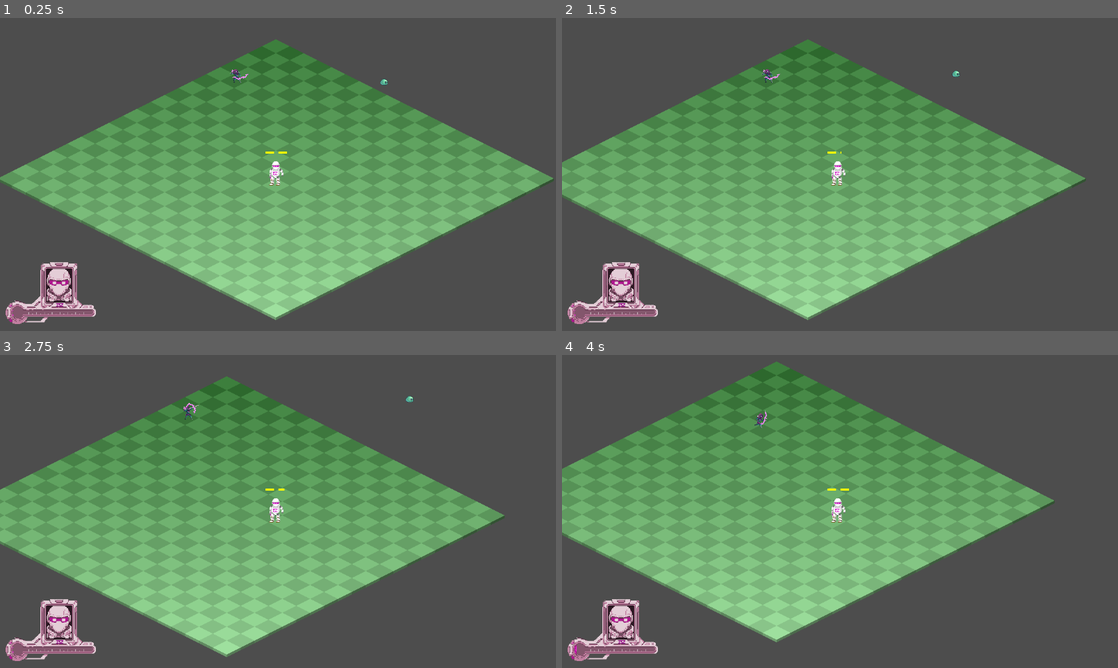
Above: before the commit, frames 1-4 (two rows, left to right).
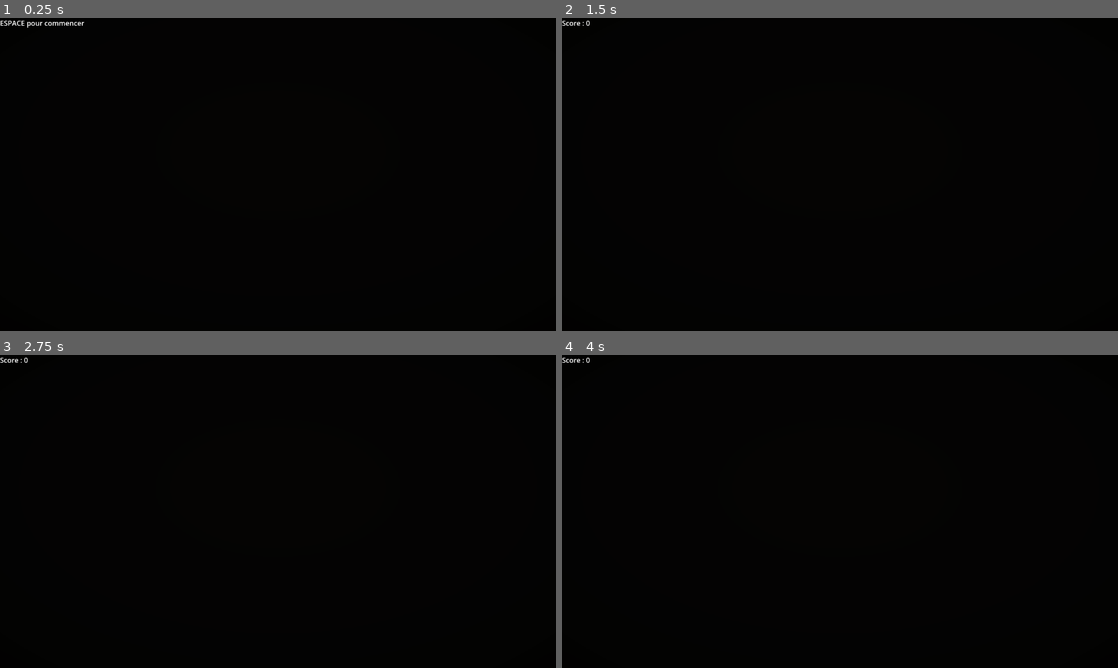
Above: after the commit, the same moments.

Repository: NoeRoberties/Odomat
Game: Godot game, scene res://Scenes/Mini-games/RythmeGame.tscn
Two runs of this game, one before a commit and one after it. Both use one fixed random seed, a clock stepped at 60 frames per second and the inputs below. Before the commit the project starts from res://Scenes/Maps/World.tscn. Sound files missing from this copy of the repository are replaced by a short silence.
Inputs (mouse positions are in pixels of both pictures, inside the frame that each line leads up to):
- Up to frame 1 (0.25 s): no input
- Up to frame 2 (1.5 s): tap Enter (ui_accept) at 0.5 s; move the mouse to (962, 158) at 0.52 s; hold Right (ui_right) 0.53-1.28 s; hold Enter (ui_accept) 0.53-1.28 s; move the mouse to (728, 190) at 1.27 s; hold Down (ui_down) from 1.28 s (still down); tap Shift (dash) at 1.35 s
- Up to frame 3 (2.75 s): tap Enter (ui_accept) at 1.52, 1.55, 1.82, 2, 2.3 s; move the mouse to (333, 442) at 2.02 s; release Down (ui_down) at 2.03 s; hold Right (ui_right) from 2.03 s (still down); hold Space (interact_npc) from 2.03 s (still down)
- Up to frame 4 (4 s): move the mouse to (812, 574) at 2.77 s; release Right (ui_right) at 2.78 s; release Space (interact_npc) at 2.78 s; hold Up (ui_up) 2.78-3.53 s; click (812, 574) at 2.85 s; tap Enter (ui_accept) at 3.02, 3.05, 3.32 s; move the mouse to (1006, 558) at 3.52 s; hold Left (ui_left) from 3.53 s (still down); hold Enter (ui_accept) from 3.53 s (still down)

The runs differ from the first frame. In frame 1, 100% of the frame differs, in the area x 0-100%, y 0-100%; in frame 2, 100%; in frame 3, 100%; in frame 4, 100%.

Commit message:
[ADD] : start of the minigame

Diff:
--- /dev/null
+++ b/godot-project/odomat/Assets/Mini-games/RythmeGame/arrow_rune_dim.svg
@@ -0,0 +1,30 @@
+<svg width="256" height="256" viewBox="0 0 256 256" xmlns="http://www.w3.org/2000/svg">
+  <defs>
+    <!-- Carved stone bevel: dark inner shadow + light top edge -->
+    <filter id="carve" x="-30%" y="-30%" width="160%" height="160%">
+      <feDropShadow dx="0" dy="3" stdDeviation="2" flood-color="#000000" flood-opacity="0.55"/>
+      <feDropShadow dx="0" dy="-2" stdDeviation="1.5" flood-color="#8a7a5c" flood-opacity="0.35"/>
+    </filter>
+    <linearGradient id="engrave" x1="0" y1="0" x2="0" y2="1">
+      <stop offset="0" stop-color="#2b2620"/>
+      <stop offset="1" stop-color="#0f0c09"/>
+    </linearGradient>
+  </defs>
+
+  <!-- Arrow shape pointing RIGHT, engraved into rock (dim) -->
+  <g filter="url(#carve)">
+    <path d="M 40 108
+             L 150 108
+             L 150 74
+             L 214 128
+             L 150 182
+             L 150 148
+             L 40 148
+             Z"
+          fill="url(#engrave)"
+          stroke="#1a1712" stroke-width="3" stroke-linejoin="round"/>
+    <!-- subtle inner groove line to read as carved -->
+    <path d="M 52 128 L 150 128"
+          fill="none" stroke="#000000" stroke-opacity="0.4" stroke-width="4" stroke-linecap="round"/>
+  </g>
+</svg>
--- /dev/null
+++ b/godot-project/odomat/Assets/Mini-games/RythmeGame/arrow_rune_lit.svg
@@ -0,0 +1,47 @@
+<svg width="256" height="256" viewBox="0 0 256 256" xmlns="http://www.w3.org/2000/svg">
+  <defs>
+    <!-- Outer glow halo -->
+    <filter id="glow" x="-60%" y="-60%" width="220%" height="220%">
+      <feGaussianBlur in="SourceGraphic" stdDeviation="8" result="blur"/>
+      <feMerge>
+        <feMergeNode in="blur"/>
+        <feMergeNode in="SourceGraphic"/>
+      </feMerge>
+    </filter>
+    <linearGradient id="rune" x1="0" y1="0" x2="0" y2="1">
+      <stop offset="0" stop-color="#9ff0ff"/>
+      <stop offset="0.5" stop-color="#3fd0ff"/>
+      <stop offset="1" stop-color="#1a9be6"/>
+    </linearGradient>
+    <radialGradient id="core" cx="0.5" cy="0.5" r="0.6">
+      <stop offset="0" stop-color="#ffffff"/>
+      <stop offset="0.55" stop-color="#7fe6ff"/>
+      <stop offset="1" stop-color="#2ab0f0"/>
+    </radialGradient>
+  </defs>
+
+  <!-- Glowing halo pass (blurred, cyan) -->
+  <g filter="url(#glow)">
+    <path d="M 40 108
+             L 150 108
+             L 150 74
+             L 214 128
+             L 150 182
+             L 150 148
+             L 40 148
+             Z"
+          fill="url(#rune)"/>
+  </g>
+
+  <!-- Bright core arrow on top -->
+  <path d="M 46 112
+           L 152 112
+           L 152 84
+           L 206 128
+           L 152 172
+           L 152 144
+           L 46 144
+           Z"
+        fill="url(#core)"
+        stroke="#eaffff" stroke-width="2" stroke-linejoin="round"/>
+</svg>
--- /dev/null
+++ b/godot-project/odomat/Assets/Mini-games/RythmeGame/cave_wall_bg.svg
@@ -0,0 +1,46 @@
+<svg width="1920" height="1080" viewBox="0 0 1920 1080" xmlns="http://www.w3.org/2000/svg">
+  <defs>
+    <!-- Rocky base gradient: darker at edges, faint warmth center -->
+    <radialGradient id="rock" cx="0.5" cy="0.45" r="0.75">
+      <stop offset="0" stop-color="#3a332b"/>
+      <stop offset="0.55" stop-color="#2a2520"/>
+      <stop offset="1" stop-color="#14110d"/>
+    </radialGradient>
+
+    <!-- Fractal noise for stone grain -->
+    <filter id="grain">
+      <feTurbulence type="fractalNoise" baseFrequency="0.012 0.02" numOctaves="4" seed="7" result="noise"/>
+      <feColorMatrix in="noise" type="matrix"
+        values="0 0 0 0 0.16
+                0 0 0 0 0.14
+                0 0 0 0 0.11
+                0 0 0 0.9 0" result="tint"/>
+      <feComposite in="tint" in2="SourceGraphic" operator="over"/>
+    </filter>
+
+    <!-- Cracks: high-contrast thin noise -->
+    <filter id="cracks">
+      <feTurbulence type="turbulence" baseFrequency="0.008 0.012" numOctaves="2" seed="42" result="t"/>
+      <feColorMatrix in="t" type="matrix"
+        values="0 0 0 0 0
+                0 0 0 0 0
+                0 0 0 0 0
+                0 0 0 6 -2.6" result="c"/>
+      <feComposite in="c" in2="SourceGraphic" operator="over"/>
+    </filter>
+  </defs>
+
+  <!-- Base -->
+  <rect width="1920" height="1080" fill="url(#rock)"/>
+  <!-- Grain layer -->
+  <rect width="1920" height="1080" filter="url(#grain)" opacity="0.85"/>
+  <!-- Crack layer -->
+  <rect width="1920" height="1080" filter="url(#cracks)" opacity="0.35"/>
+
+  <!-- Vignette to deepen edges -->
+  <radialGradient id="vig" cx="0.5" cy="0.5" r="0.7">
+    <stop offset="0.6" stop-color="#000000" stop-opacity="0"/>
+    <stop offset="1" stop-color="#000000" stop-opacity="0.65"/>
+  </radialGradient>
+  <rect width="1920" height="1080" fill="url(#vig)"/>
+</svg>
--- /dev/null
+++ b/godot-project/odomat/Scenes/Mini-games/RythmeGame.gd
@@ -0,0 +1,145 @@
+extends Node2D
+
+enum Judgement { PERFECT, GOOD, MISS }
+
+const DIRECTIONS = ["up", "down", "left", "right"]
+const ARROW_ROTATIONS = { "up": -90.0, "down": 90.0, "left": 180.0, "right": 0.0 }
+const INPUT_MAP = { "ui_up": "up", "ui_down": "down", "ui_left": "left", "ui_right": "right" }
+
+# --- Réglages rythme (calés sur alwin-brauns-bumbumchack.wav) ---
+@export var bpm: float = 123.0
+@export var lead_in: float = 2.32          # 1er temps fort du morceau (à affiner à l'oreille)
+@export var beats_per_arrow: int = 2       # une flèche tous les N temps
+@export var precharge_beats: float = 0.5   # la rune "charge" X temps avant le beat cible
+
+# --- Fenêtres de timing (en secondes autour du beat) ---
+@export var perfect_window: float = 0.10
+@export var good_window: float = 0.25
+
+# --- Textures ---
+@export var tex_dim: Texture2D
+@export var tex_lit: Texture2D
+
+@onready var arrow: Sprite2D = $Arrow
+@onready var cave_wall: Sprite2D = $CaveWall
+@onready var music: AudioStreamPlayer = $Music
+@onready var status_label: Label = $UI/StatusLabel
+@onready var score_label: Label = $UI/ScoreLabel
+
+var beat_duration: float = 0.5
+var song_started: bool = false
+var song_time: float = 0.0
+
+var current_arrow_dir: String = ""
+var current_arrow_beat: int = -1
+var arrow_resolved: bool = true
+var last_spawned_beat: int = -1
+
+var score: int = 0
+var combo: int = 0
+
+func _ready() -> void:
+	beat_duration = 60.0 / bpm
+	_center_visuals()
+	get_viewport().size_changed.connect(_center_visuals)
+	arrow.visible = false
+	if tex_dim:
+		arrow.texture = tex_dim
+	status_label.text = "ESPACE pour commencer"
+	score_label.text = ""
+
+func _center_visuals() -> void:
+	var center := Vector2(get_viewport_rect().size) * 0.5
+	arrow.position = center
+	if cave_wall:
+		cave_wall.position = center
+
+func _unhandled_input(event: InputEvent) -> void:
+	if not song_started and event.is_action_pressed("ui_accept"):
+		_start_song()
+		return
+	if song_started and not arrow_resolved:
+		for action in INPUT_MAP:
+			if event.is_action_pressed(action):
+				_judge_input(INPUT_MAP[action])
+				return
+
+func _start_song() -> void:
+	song_started = true
+	score = 0
+	combo = 0
+	last_spawned_beat = -1
+	arrow_resolved = true
+	score_label.text = "Score : 0"
+	status_label.text = ""
+	music.play()
+
+func _process(_delta: float) -> void:
+	if not song_started:
+		return
+
+	song_time = music.get_playback_position() - lead_in
+	if song_time < 0.0:
+		return
+
+	var current_beat := int(floor(song_time / beat_duration))
+
+	var next_active := last_spawned_beat + 1
+	while next_active % beats_per_arrow != 0:
+		next_active += 1
+
+	var precharge_time := precharge_beats * beat_duration
+	var next_active_time := next_active * beat_duration
+	if song_time >= next_active_time - precharge_time and next_active > last_spawned_beat:
+		_spawn_arrow(next_active)
+		last_spawned_beat = next_active
+
+	if not arrow_resolved:
+		var target_time := current_arrow_beat * beat_duration
+		if song_time >= target_time:
+			arrow.texture = tex_lit if tex_lit else arrow.texture
+			if song_time > target_time + good_window:
+				_register(Judgement.MISS)
+
+func _spawn_arrow(beat_index: int) -> void:
+	current_arrow_dir = DIRECTIONS[randi() % DIRECTIONS.size()]
+	current_arrow_beat = beat_index
+	arrow_resolved = false
+	arrow.rotation_degrees = ARROW_ROTATIONS[current_arrow_dir]
+	arrow.texture = tex_dim if tex_dim else arrow.texture
+	arrow.visible = true
+
+func _judge_input(dir: String) -> void:
+	if dir != current_arrow_dir:
+		_register(Judgement.MISS)
+		return
+	var target_time := current_arrow_beat * beat_duration
+	var offset: float = abs(song_time - target_time)
+	if offset <= perfect_window:
+		_register(Judgement.PERFECT)
+	elif offset <= good_window:
+		_register(Judgement.GOOD)
+	else:
+		_register(Judgement.MISS)
+
+func _register(judgement: int) -> void:
+	arrow_resolved = true
+	match judgement:
+		Judgement.PERFECT:
+			score += 100
+			combo += 1
+			status_label.text = "PARFAIT !"
+		Judgement.GOOD:
+			score += 50
+			combo += 1
+			status_label.text = "Bien"
+		Judgement.MISS:
+			combo = 0
+			status_label.text = "Raté"
+	score_label.text = "Score : %d   Combo : %d" % [score, combo]
+	_fade_arrow()
+
+func _fade_arrow() -> void:
+	await get_tree().create_timer(0.15).timeout
+	if arrow_resolved:
+		arrow.visible = false
--- /dev/null
+++ b/godot-project/odomat/Scenes/Mini-games/RythmeGame.tscn
@@ -0,0 +1,33 @@
+[gd_scene format=3 uid="uid://dp57d7bkhp8a4"]
+
+[ext_resource type="Script" uid="uid://0fw0hrq35ama" path="res://Scenes/Mini-games/RythmeGame.gd" id="1_rtywq"]
+[ext_resource type="Texture2D" uid="uid://3vvuslmkwnid" path="res://Assets/Mini-games/RythmeGame/cave_wall_bg.svg" id="2_s5mft"]
+[ext_resource type="Texture2D" uid="uid://bylcng5aycqej" path="res://Assets/Mini-games/RythmeGame/arrow_rune_dim.svg" id="3_2f1yp"]
+[ext_resource type="Texture2D" uid="uid://ngwa2q2835p" path="res://Assets/Mini-games/RythmeGame/arrow_rune_lit.svg" id="3_8ocmq"]
+[ext_resource type="AudioStream" uid="uid://uub8ykutljhe" path="res://Assets/Mini-games/RythmeGame/alwin-brauns-bumbumchack.wav" id="4_8ocmq"]
+
+[node name="RythmeGame" type="Node2D" unique_id=1692936989]
+script = ExtResource("1_rtywq")
+tex_dim = ExtResource("3_2f1yp")
+tex_lit = ExtResource("3_8ocmq")
+
+[node name="CaveWall" type="Sprite2D" parent="." unique_id=2110207604]
+position = Vector2(960, 540)
+texture = ExtResource("2_s5mft")
+
+[node name="Arrow" type="Sprite2D" parent="." unique_id=1187817168]
+position = Vector2(960, 550)
+texture = ExtResource("3_2f1yp")
+
+[node name="Music" type="AudioStreamPlayer" parent="." unique_id=170260373]
+stream = ExtResource("4_8ocmq")
+
+[node name="UI" type="CanvasLayer" parent="." unique_id=540028571]
+
+[node name="StatusLabel" type="Label" parent="UI" unique_id=1685567230]
+offset_right = 40.0
+offset_bottom = 23.0
+
+[node name="ScoreLabel" type="Label" parent="UI" unique_id=617871836]
+offset_right = 40.0
+offset_bottom = 23.0
--- a/godot-project/odomat/project.godot
+++ b/godot-project/odomat/project.godot
@@ -11,7 +11,7 @@
 [application]
 
 config/name="Odomat"
-run/main_scene="uid://dv8cblj6o5im1"
+run/main_scene="uid://dp57d7bkhp8a4"
 config/features=PackedStringArray("4.6", "Forward Plus")
 config/icon="res://icon.svg"
 
Not shown, added: godot-project/odomat/Scenes/Mini-games/RythmeGame.gd.uid
Not shown, added: .DS_Store
Not shown, added: godot-project/.DS_Store
Not shown, added: godot-project/odomat/Assets/Mini-games/RythmeGame/alwin-brauns-bumbumchack.wav
